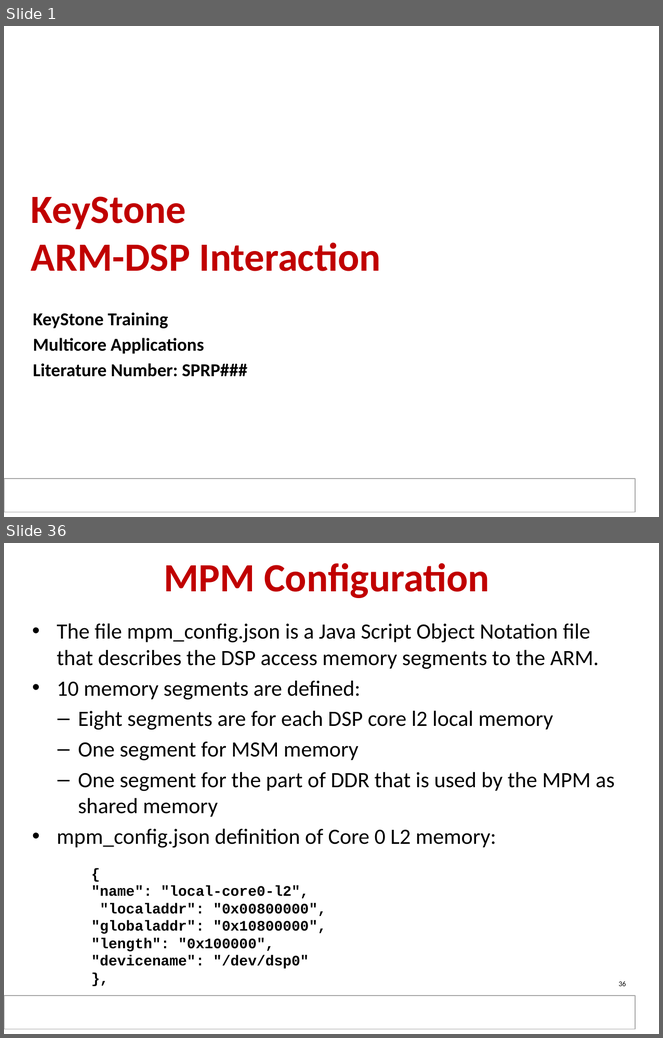
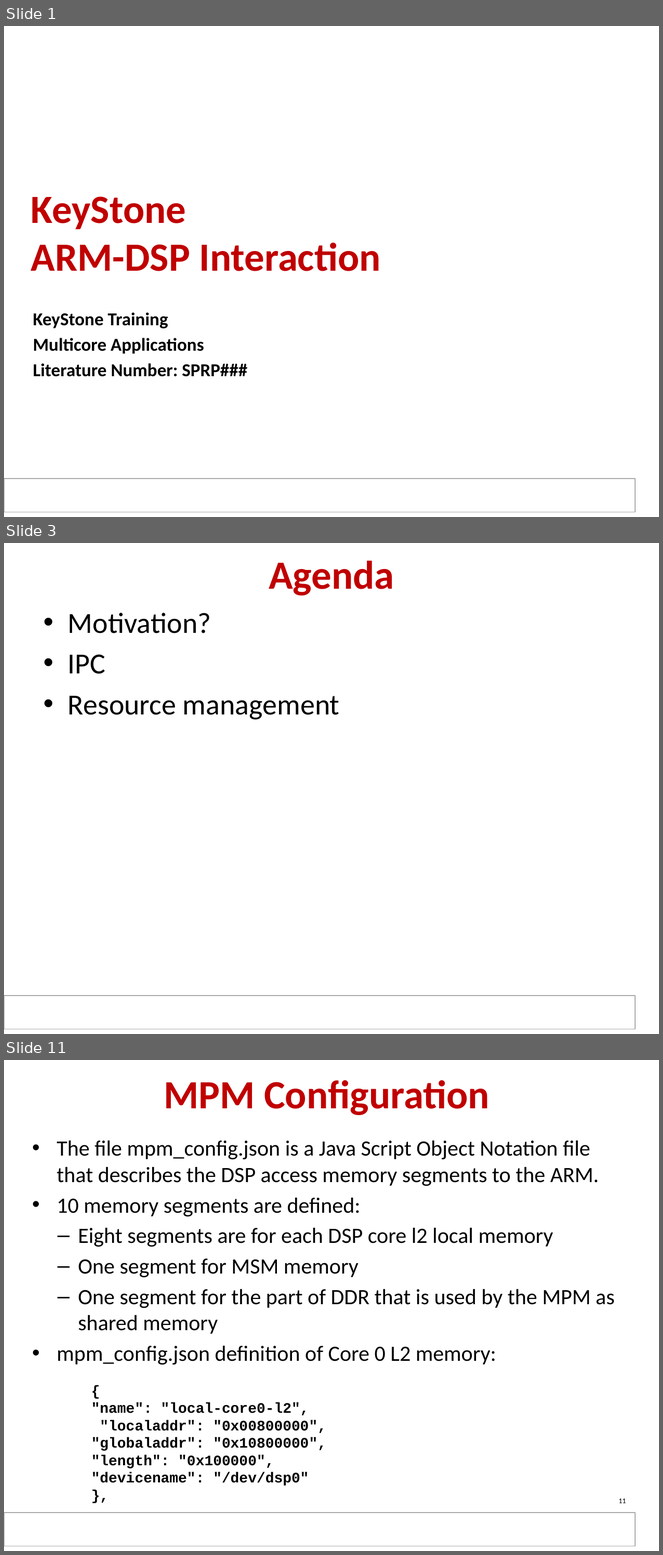
Before and after one commit to hari1989/keystone-workshop, a slide deck: slides/KeyStone ARM DSP.pptx. Shown one above the other, each under a label of ours: slides 1 and 36 before the commit, slides 1, 3 and 11 after it; the slides between them are not shown. The pictures are 663x1038 and 663x1555 pixels, drawn with LibreOffice and Linux fonts; fonts in the diff are those of the drawing; background and template pictures are left out. Boxes give left, top, right and bottom in pixels: in the first picture for what was removed or moved away, otherwise in the second. Text is boxed around its words. In the diff, an @@ line names an element or a change of style, - is before the commit and + after.

```diff
--- a/slides/KeyStone ARM DSP.pptx
+++ b/slides/KeyStone ARM DSP.pptx
@@ slide 3 added at (4, 543, 659, 1034), background #FFFFFF; not listed: 1 template element that a slide beside it also shows @@
@@ title added at (269, 561, 395, 596), 44 pt, text #C00000, bold @@
+Agenda
@@ text added at (68, 613, 340, 720), 32 pt, text #000000 @@
+• Motivation?
+• IPC
+• Resource management
@@ what was slide 36 is now slide 11 @@
@@ page number at (619, 1499, 626, 1504): text changed @@
-36
+11
```
Also in this commit, not shown: 2 slides changed, 8 other slides added.
